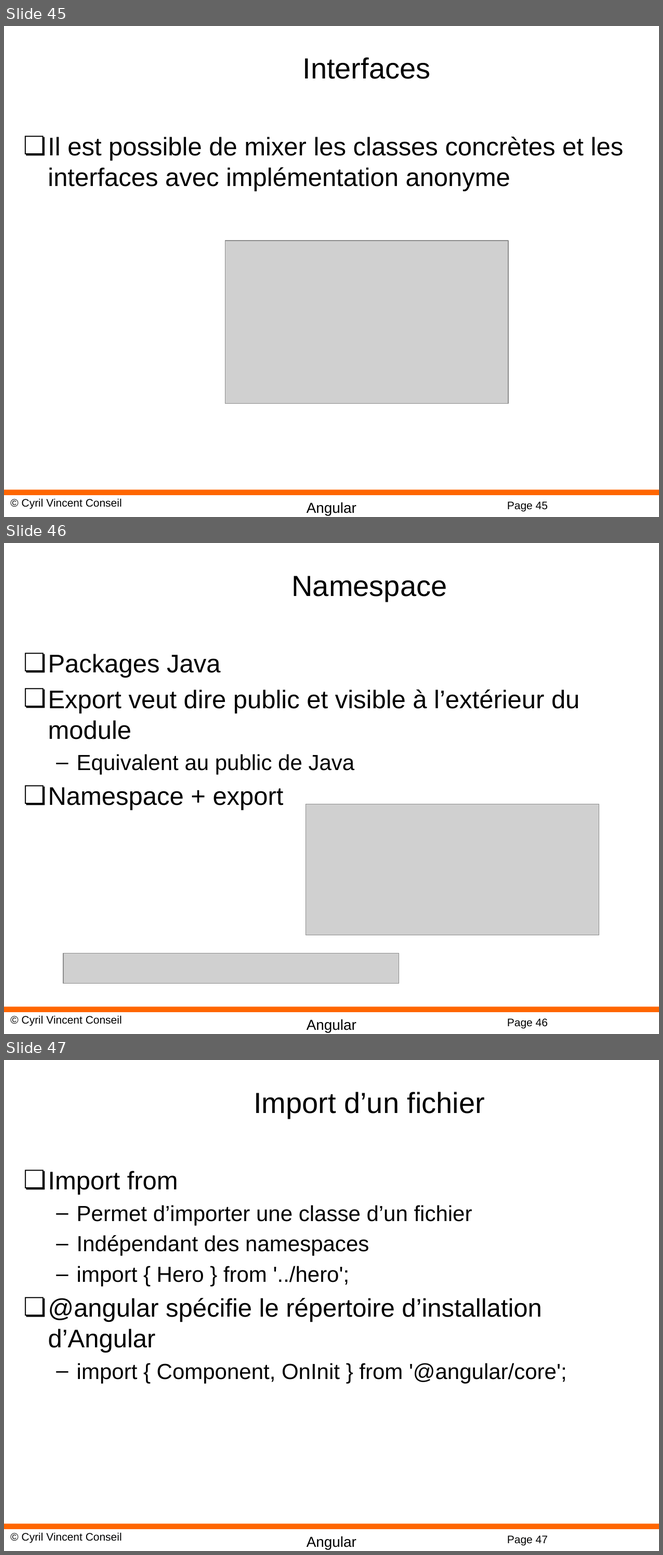
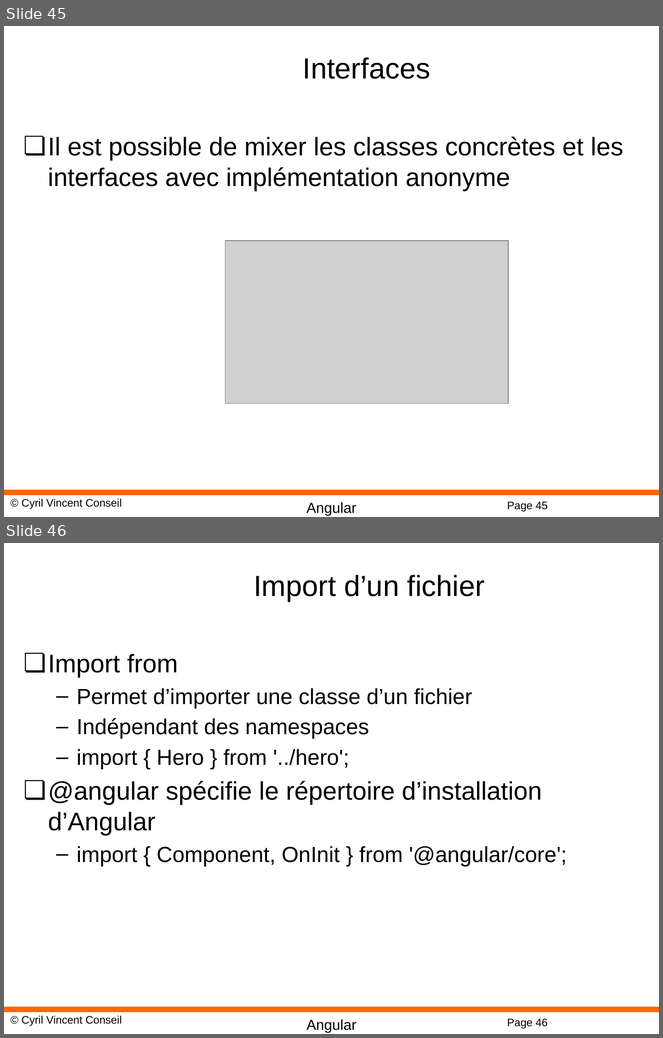
Before and after one commit to cyrilvincent/angular, a slide deck: PPT/Angular10-TSOO.pptx. Shown one above the other, each under a label of ours: slides 45, 46 and 47 before the commit, slides 45 and 46 after it. The pictures are 663x1555 and 663x1038 pixels, drawn with LibreOffice and Linux fonts; fonts in the diff are those of the drawing; grey boxes stand for pictures; background and template pictures are left out. Boxes give left, top, right and bottom in pixels: in the first picture for what was removed or moved away, otherwise in the second. Text is boxed around its words. In the diff, an @@ line names an element or a change of style, - is before the commit and + after.

```diff
--- a/PPT/Angular10-TSOO.pptx
+++ b/PPT/Angular10-TSOO.pptx
@@ slide 46 removed at (4, 543, 659, 1034), background #FFFFFF; not listed: 4 template elements that a slide beside it also shows @@
@@ title removed at (292, 576, 448, 602) @@
-Namespace
@@ text removed at (48, 654, 580, 811) @@
-❏ Packages Java
-❏ Export veut dire public et visible à l’extérieur du module
-  – Equivalent au public de Java
-❏ Namespace + export
@@ picture removed at (306, 805, 599, 936) @@
@@ picture removed at (64, 954, 399, 984) @@
@@ what was slide 47 is now slide 46 @@
@@ page number at (507, 1019, 548, 1029): text changed @@
-Page 47
+Page 46
```
Also in this commit, not shown: 53 other files.
